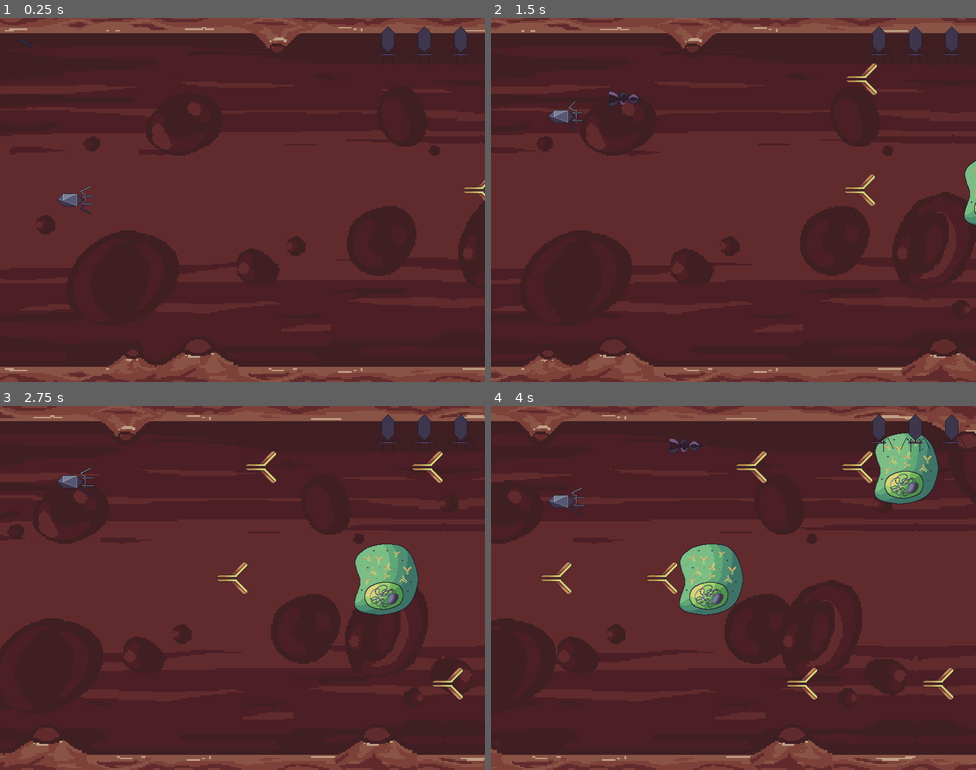
Above: before the commit, frames 1-4 (two rows, left to right).
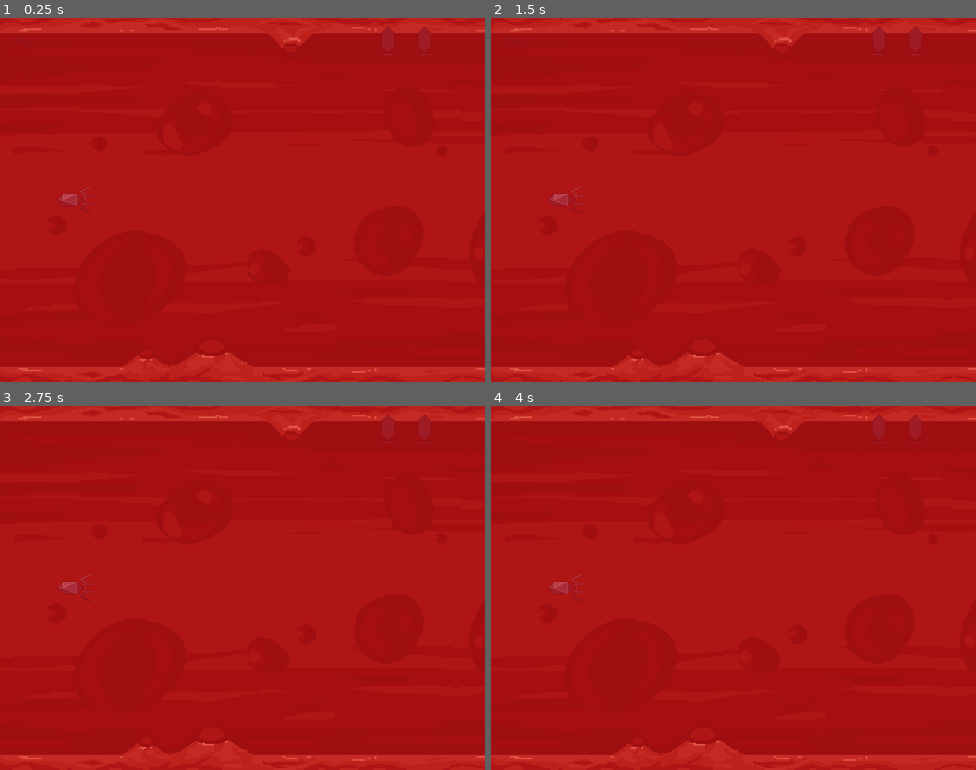
Above: after the commit, the same moments.

Repository: Jasonnmss/Game-Jam-2026
Game: Godot game, scene res://main.tscn
Two runs of this game, one before a commit and one after it. Both use one fixed random seed, a clock stepped at 60 frames per second and the inputs below.
Inputs:
- Up to frame 1 (0.25 s): no input
- Up to frame 2 (1.5 s): hold W (Move Up) 0.53-1.28 s; tap Space (shoot) at 0.6, 1.35 s; hold S (Move Down) from 1.28 s (still down)
- Up to frame 3 (2.75 s): release S (Move Down) at 2.03 s; hold W (Move Up) from 2.03 s (still down); tap Space (shoot) at 2.1 s
- Up to frame 4 (4 s): tap Space (shoot) at 2.85, 3.6 s; release W (Move Up) at 3.53 s; hold S (Move Down) from 3.53 s (still down)

The runs differ from the first frame. In frame 1, 100% of the frame differs, in the area x 0-100%, y 0-100%; in frame 2, 100%; in frame 3, 100%; in frame 4, 100%.
Error before the commit: Attempt to call function 'damage_player' in base 'null instance' on a null instance. (res://invis_wall.gd:5)

Commit message:
Update player.tscn

Diff:
--- a/game-jam-2026/player.tscn
+++ b/game-jam-2026/player.tscn
@@ -165,7 +165,7 @@
 
 [node name="Player" type="Node2D" unique_id=1716914451]
 
-[node name="CharacterBody2D" type="CharacterBody2D" parent="." unique_id=1606262035]
+[node name="CharacterBody2D" type="CharacterBody2D" parent="." unique_id=1606262035 groups=["player"]]
 collision_mask = 84
 script = ExtResource("1_onrkg")
 
